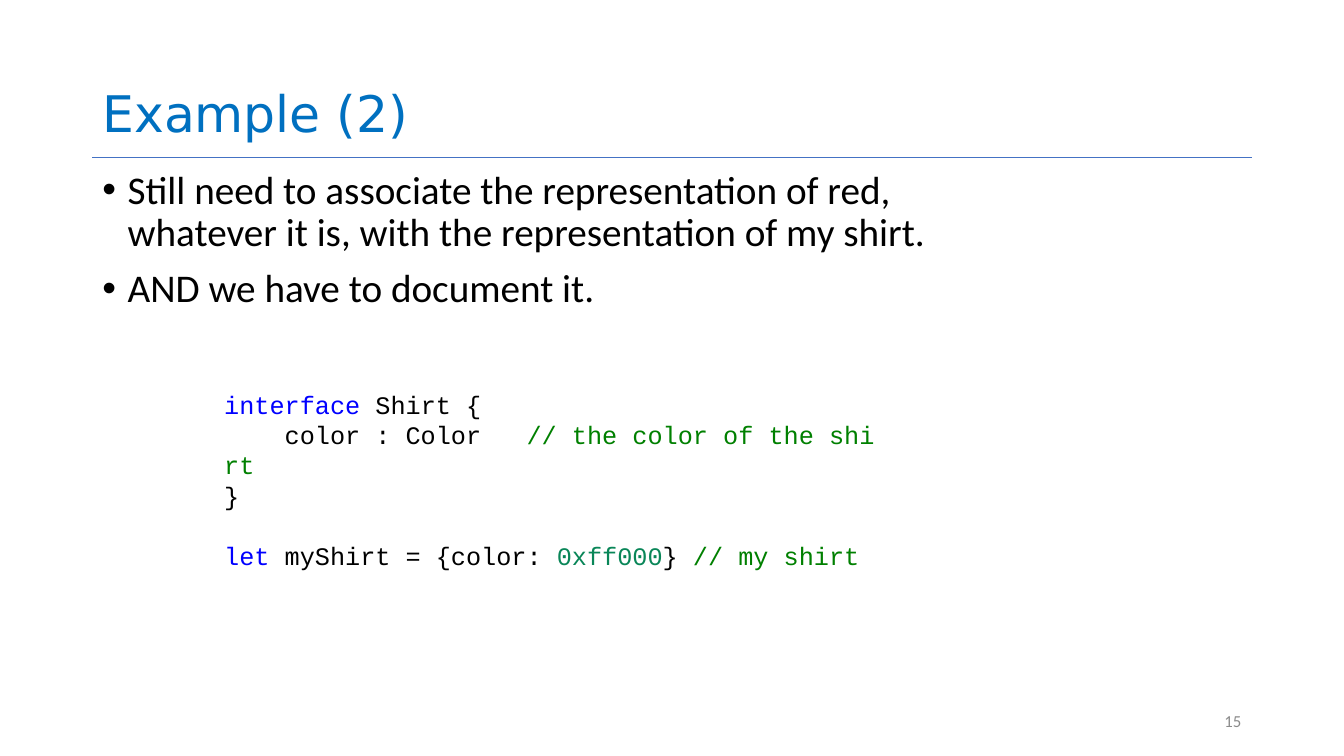
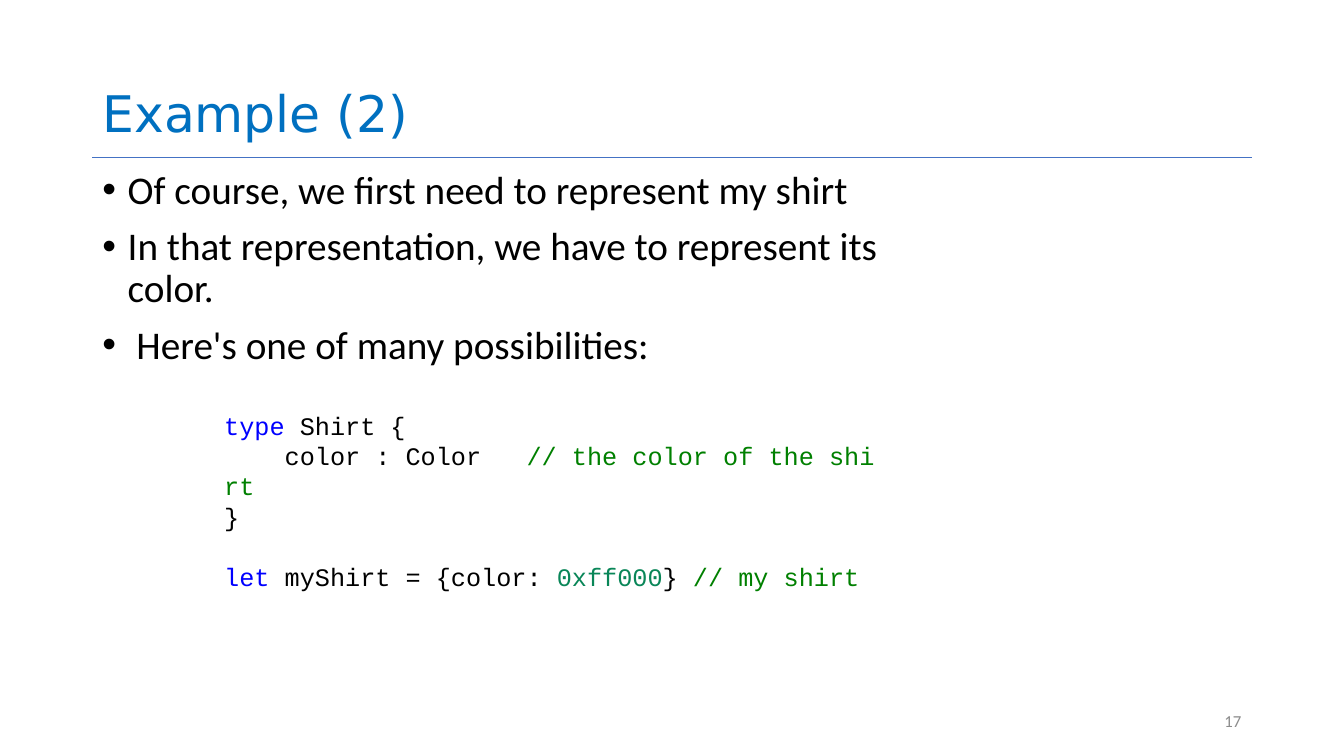
Before and after one commit to neu-se/CS4530-CS5500-Spring-2021, a slide deck: slide 17 of Slides/Lesson 1.2 General Program Design Principles.pptx (slide 15 before the commit). Drawn at 1344x756 pixels with LibreOffice and Linux fonts; fonts in the diff are those of the drawing. Boxes give left, top, right and bottom in pixels: in the first picture for what was removed or moved away, otherwise in the second. Text is boxed around its words. In the diff, an @@ line names an element or a change of style, - is before the commit and + after.

```diff
--- a/Slides/Lesson 1.2 General Program Design Principles.pptx
+++ b/Slides/Lesson 1.2 General Program Design Principles.pptx
@@ text at <box>128,176,877,366</box>: text changed @@
-• Still need to associate the representation of red, whatever it is, with the representation of my shirt.
-• AND we have to document it.
+• Of course, we first need to represent my shirt
+• In that representation, we have to represent its color.
+• Here's one of many possibilities:
@@ text "type Shirt {": place and size @@
-text "type Shirt {" at <box>224,395,860,571</box>
+text "type Shirt {" at <box>224,416,860,592</box>
@@ text at <box>224,416,376,441</box>: text changed; text colour #0000FF to #000000 @@
-interface Shirt {
+type Shirt {
@@ page number at <box>1224,716,1241,727</box>: text changed @@
-15
+17
```
Also in this commit, not shown: 6 other slides changed, 8 slides added, 2 other files.
